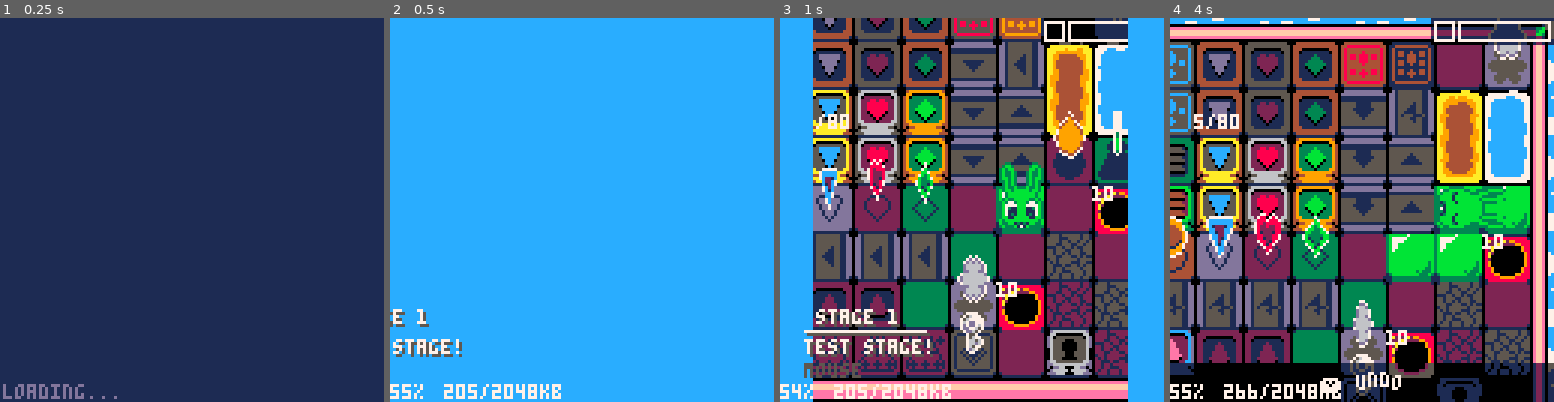
Above: before the commit, frames 1-4 (left to right).
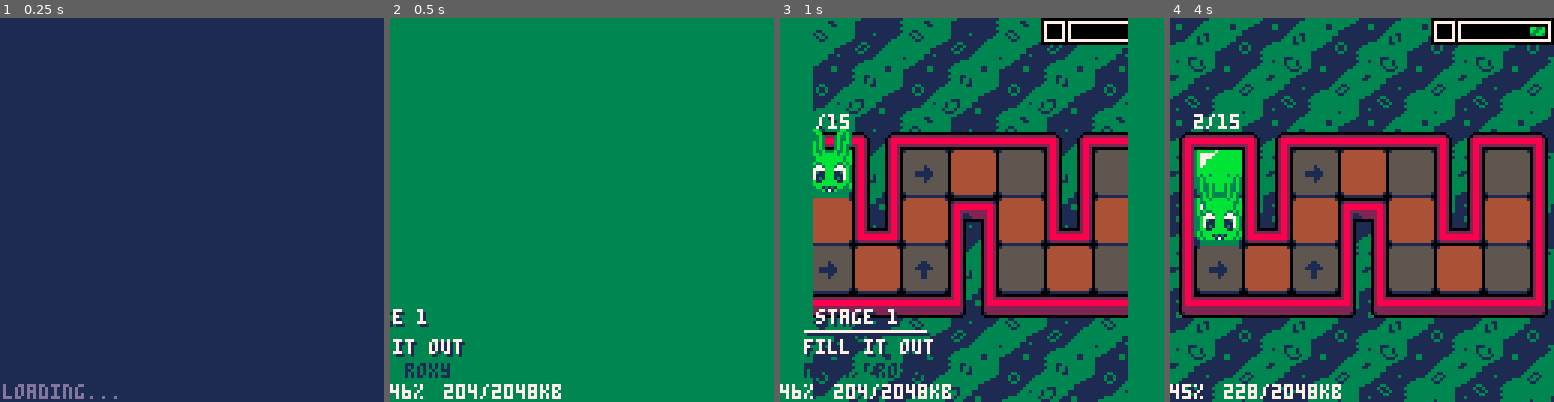
Above: after the commit, the same moments.

Repository: CyanSorcery/blobun_mini
Game: PICO-8 cartridge blobun_mini.p8
Two runs of this game, one before a commit and one after it. Both use one fixed random seed, a clock stepped at 60 frames per second and the inputs below.
Inputs:
- Up to frame 1 (0.25 s): no input
- Up to frame 2 (0.5 s): tap X (X key) at 0.33 s
- Up to frame 3 (1 s): tap O (Z key) at 0.7 s
- Up to frame 4 (4 s): tap X (X key) at 1.07, 1.85, 2.97 s; hold Right 1.6-2.1 s; tap O (Z key) every 0.4 s from 1.7 to 3.7 s; hold Up 2.15-2.42 s; hold Right 2.47-3.03 s; hold Left 3.08-3.58 s; hold Down 3.63-3.97 s

Frame 1 is identical in both runs. In frame 2, 99% of the frame differs, in the area x 0-100%, y 0-100%; in frame 3, 88%; in frame 4, 87%.

Commit message:
reimplement hints

Diff:
--- a/blobun_mini.p8
+++ b/blobun_mini.p8
@@ -65,7 +65,7 @@
  -- tmp
  --unpack_intro()
  --unpack_title()
- unpack_stage(2, 1)
+ unpack_stage(1, 1)
  --unpack_stage_select()
  --unpack_credits()
 
@@ -255,8 +255,10 @@
  g_p_time, -- how much time the player has been on this stage
  g_p_started, -- the player has started the puzzle
  g_list_part, -- list of particles in this puzzle
- g_list_undo -- undo states for the puzzle
- ={},false,false,false,false,0,true,false,0,false,g_p_skip_intro==true and 0 or 90,0,false,{},{}
+ g_list_undo, -- undo states for the puzzle
+ g_list_arrows, -- arrows for the stage. [1] is arrows that come with the stage, and [2] are hint arrows
+ g_arrow_index -- which arrows we're showing on the playfield
+ ={},false,false,false,false,0,true,false,0,false,g_p_skip_intro==true and 0 or 90,0,false,{},{},{{},{}},1
 
  -- cap the world and stage to what we actually have
  _world = mid(1, _world, count(g_levels))
@@ -297,10 +299,32 @@
  end
 
  -- load all the objects
- local _obj_end = g_p_sst.s_obj_count - 1
+ local _obj_end, _obj = g_p_sst.s_obj_count - 1
  for i=0,_obj_end do
-  add(g_list_obj, obj_create(sub(g_p_sst.s_obj_str, i * 5 + 1, i * 5 + 6)))
+  _obj = obj_create(sub(g_p_sst.s_obj_str, i * 5 + 1, i * 5 + 6))
+  if (_obj.type == 11) then
+   add(g_list_arrows[1], arrow_create(_obj.spr, _obj.x, _obj.y))
+  else
+   add(g_list_obj, _obj)
+  end
  end
+
+ -- add arrows to hint list
+ for _arrow in all(g_p_sst.s_hints) do add(g_list_arrows[2], arrow_create(_arrow)) end
+end
+
+-- arrows can come from either the hint string, or the object array (where they'll be passed in as numbers)
+function arrow_create(_str_dir, _x, _y)
+ local _obj = {
+  dir = type(_str_dir) == "number" and _str_dir or subl(_str_dir, 1, 0x1),
+  x = ((_x and _x or subl(_str_dir, 2, 0x1)) << 4) + 12,
+  y = ((_y and _y or subl(_str_dir, 3, 0x1)) << 4) + 12
+ }
+ function _obj:ondraw()
+  _dir = self.dir
+  spr(_dir % 2 == 0 and 254 or 255, self.x, self.y, 1, 1, cos(_dir >> 2) < 0, sin(_dir >> 2) >= 0)
+ end
+ return _obj
 end
 
 function convert_stages()
@@ -328,11 +352,11 @@
    -- stage dev time
    _sst.s_devtime = subl(_stage, _offset + 11, 0, 7)
    _offset += 19
-   -- hint count (coco note: for now, it's 0)
-   _bytes = subl(_stage, _offset, 0x1)
+   -- hint count
+   _bytes = subl(_stage, _offset, 0x1) * 3
    _sst.s_hints = {}
-   for i=1,_bytes,2 do
-    printh("put hint code here")
+   for i=1,_bytes,3 do
+    add(_sst.s_hints, sub(_stage, _offset + i, _offset + i + 2))
    end
    _offset += _bytes + 1
    -- the object list
--- a/old/scripts/s_gameplay.lua
+++ /dev/null
@@ -1,22 +0,0 @@
-
-
-
-function draw_arrows()
- local _dir
- for _arrow in all(g_a_list) do
-  _dir = _arrow.dir
-  spr(_dir % 2 == 0 and 254 or 255, _arrow.x, _arrow.y, 1, 1, cos(_dir >> 2) < 0, sin(_dir >> 2) >= 0)
- end
-
-end
-
-
--- this adds a hint arrow on the floor
--- 0: right, 1: up, 2: left, 3: down
-function add_hint_arrow(_x, _y, _dir)
- add(g_a_list, {
-  dir=_dir,
-  x=(_x << 4) + 12,
-  y=(_y << 4) + 12
- })
-end
--- a/res/r_levels.lua
+++ b/res/r_levels.lua
@@ -1,10 +1,10 @@
 g_cart_name = "cyansorcery_blobun_wp_pico8"
 g_levels = {
 {
-"afill it out9mika, roxy601004.3344002.417700400000b2000b0200b22010f38183018181830184033211a01ff011a013b33ff0cff19ff0cff3b3301ff011a01ff013b4c4141414b4141414d",
-"cdon't overlap9mika, roxy402004.3344002.984400402100b2000b4003b42020f4e4e38181818404e4e3301ff013b381810210bff3b3301ff01ff013b33ff0bff39414d3301ff013b4e4e4c4141414d4e4e",
-"6zigzags3mika603004.3344002.734400500200b4003b2103b1201b32010f4e4e4e3818181818404e381810ff01ff013b381001ff01ff01394d3321ff01ff01ff3b4e4c4141414141414d4e",
-"9capacitory9mika, roxy604007.1100005.4677001066001f4e381818181818404e4e33ff01ff01ff3b4e4e33011901ff013b4e4e33ff1aff01ff3b4e4e33010c01ff013b4e4e33ff01ff01ff3b4e381001ff01ff0113403301ff394131ff213b4c41414d4e4c41414d",
+"afill it out9mika, roxy601004.3344002.417793003010020121221210200303400400000b2000b0200b22010f38183018181830184033211a01ff011a013b33ff0cff19ff0cff3b3301ff011a01ff013b4c4141414b4141414d",
+"cdon't overlap9mika, roxy402004.3344002.984480211313300312413312322220402100b2000b4003b42020f4e4e38181818404e4e3301ff013b381810210bff3b3301ff01ff013b33ff0bff39414d3301ff013b4e4e4c4141414d4e4e",
+"6zigzags3mika603004.3344002.734491020013110121220210311413400500200b4003b2103b1201b32010f4e4e4e3818181818404e381810ff01ff013b381001ff01ff01394d3321ff01ff01ff3b4e4c4141414141414d4e",
+"9capacitory9mika, roxy604007.1100005.4677916626515515415315225114134001066001f4e381818181818404e4e33ff01ff01ff3b4e4e33011901ff013b4e4e33ff1aff01ff3b4e4e33010c01ff013b4e4e33ff01ff01ff3b4e381001ff01ff0113403301ff394131ff213b4c41414d4e4c41414d",
 "9full boxes5autumn605600.1000000.110000100600283818181818181818403301ff01ff01ff013b33ff01ff19ff01ff3b3301ff011a01ff013b33ff11142b140dff3b3301ff011a01ff013b33ff01ff0cff01ff3b3321ff01ff01ff013b4c414141414141414d",
 "cpopping about3ashe506600.1000000.110000505400a0220a2002a0442a4204194e4e38181818184038181045ff01ff3b33ff01ff01ff013b3345ff011925ff3b361414142b14143f3325ff010c01213b33ff01ff01ff394d4c41414141414d4e",
 "8hop to it4unseta07600.1000000.110000100700354e4e4e381818181818404e4e4e4e4e4e33ff01ff01ff13404e4e4e4e4e3301ff01ff01ff1 …(189 unchanged characters)…
--- a/scripts/s_gameplay.lua
+++ b/scripts/s_gameplay.lua
@@ -99,7 +99,7 @@
  map(0, 0, -7, 0, _s_w, _s_h, 128)
  do_tile_mirror()
  -- draw arrows
- -- AUTUMN NOTE: put arrows here
+ for _arrow in all(g_list_arrows[g_arrow_index]) do _arrow:ondraw() end
  -- draw lava/water/ice
  palt(0b0100000000000000)
  map(0, 0, 0, 0, _s_w, _s_h, 12)
--- a/scripts/s_menu.lua
+++ b/scripts/s_menu.lua
@@ -89,7 +89,7 @@
  menu_create(16, 64, 96,{
   menu_item_base((g_stage_win and "next" or "skip").." puzzle", function() set_game_mode(2, g_p_i_world, g_p_i_stage + 1) end),
   menu_item_base("restart puzzle", function() set_game_mode(2, g_p_i_world, g_p_i_stage, true) end),
-  menu_item_base("show hints", unpack_hints),
+  menu_item_base((g_arrow_index == 2 and "hide" or "show").." hints", function() g_arrow_index = g_arrow_index == 2 and 1 or 2 menus_remove() end),
   menu_item_base("stage select", function() set_game_mode(1) end),
   menu_item_base("options", menu_create_options),
   menu_item_base("go to title", function() set_game_mode(0) end)
--- a/scripts/s_objects.lua
+++ b/scripts/s_objects.lua
@@ -1,6 +1,7 @@
 -- object constructor
 function obj_create(_str)
  -- get the variables from the string
+ -- format is type, x, y, spr spr
  local _obj = {
   type = subl(_str, 1, 0x1),
   x = subl(_str, 2, 0x1),
Not shown, changed: functions.php
Not shown, changed: level_convert.php
